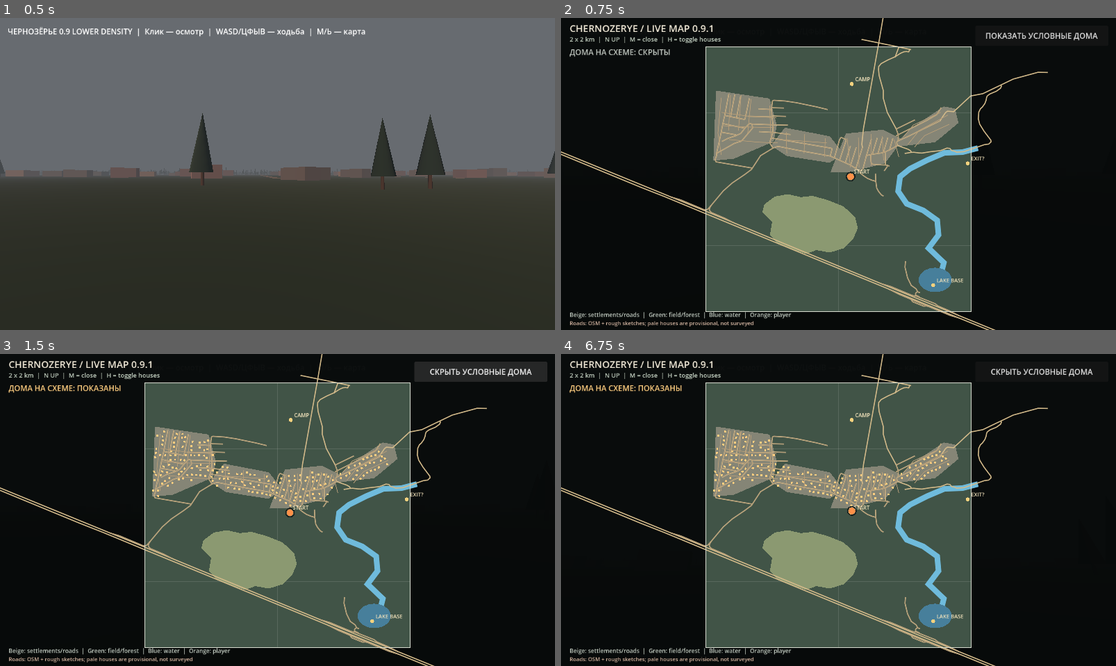
Above: before the commit, frames 1-4 (two rows, left to right).
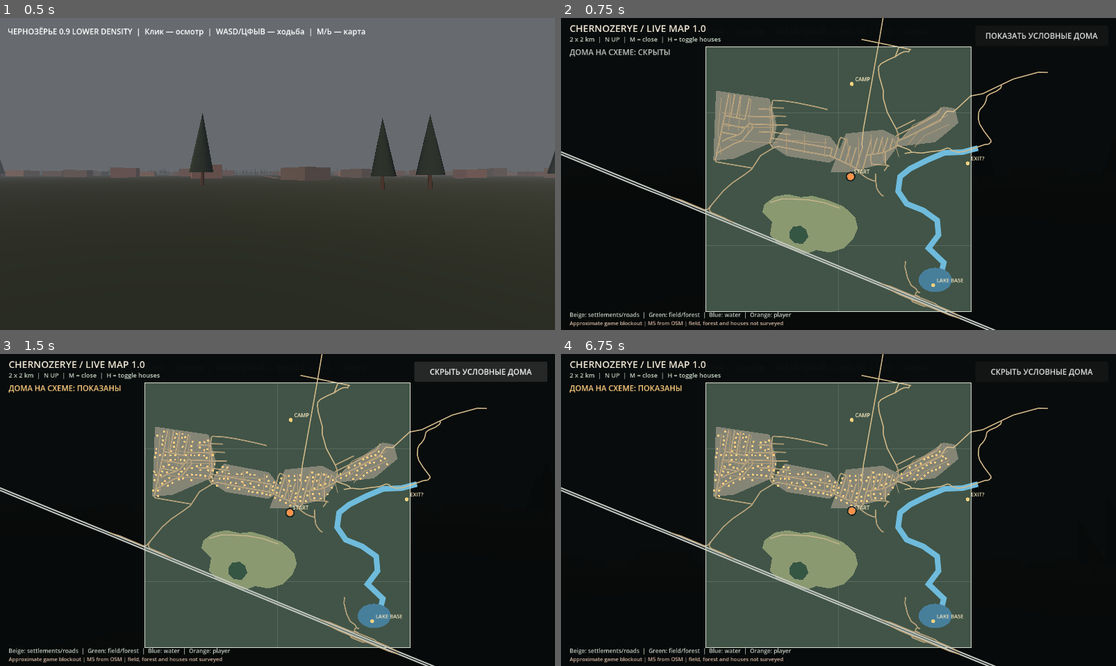
Above: after the commit, the same moments.

Repository: blacklambcult/chernozerye
Game: Godot game, scene res://main.tscn
Same seed, same stepped clock (60 frames per second), same inputs: the game is played once before the commit and once after it.
Inputs (mouse positions are in pixels of both pictures, inside the frame that each line leads up to):
- Up to frame 1 (0.5 s): no input
- Up to frame 2 (0.75 s): tap Enter at 0.5 s; move the mouse to (960, 158) at 0.52 s; hold D from 0.53 s (still down); tap M at 0.6 s; click (960, 158) at 0.67 s
- Up to frame 3 (1.5 s): tap Space at 0.77 s; release D at 1.25 s; click "ПОКАЗАТЬ УСЛОВНЫЕ ДОМА" at 1.25 s
- Up to frame 4 (6.75 s): click "СКРЫТЬ УСЛОВНЫЕ ДОМА" at 2 s; tap Space at 2.75, 3.02, 4.25, 4.52, 5.27, 6.02 s; move the mouse to (727, 525) at 2.77 s; hold S 2.78-3.53 s; tap Shift at 2.85 s; tap Enter at 3.5 s; move the mouse to (894, 441) at 3.52 s; hold D 3.53-4.28 s; tap H at 3.6, 5.85 s; move the mouse to (810, 572) at 4.27 s; hold W from 4.28 s (still down); tap M at 4.35, 6.6 s; click (810, 572) at 4.42 s; move the mouse to (877, 513) at 5.02 s; hold Shift 5.03-5.78 s; move the mouse to (794, 506) at 5.77 s; move the mouse to (844, 510) at 6.52 s; click (844, 510) at 6.67 s

Frame 1 is identical in both runs. In frame 2, 1.4% of the frame differs, in the area x 0-79%, y 2-100%; in frame 3, 1.4%; in frame 4, 1.4%.

Commit message:
feat: show meadow forest island and distinct M5 on live world map

Diff:
--- a/godot/live_map_v08.gd
+++ b/godot/live_map_v08.gd
@@ -61,6 +61,8 @@
         for zone in geo.settlements:
             _poly(zone, Color("#858576"))
         _poly(geo.meadow, Color("#8b9971"))
+        _poly(geo.meadow_island, Color("#365644"))
+        _line(geo.field_track, Color("#d0b992"), 1.5)
         _line(geo.river_path, Color("#6fbbdc"), 11.0)
         var lake := PackedVector2Array()
         for i in range(36):
@@ -84,7 +86,9 @@
         var path := PackedVector2Array()
         for point in feature.get("points", []):
             path.append(Vector2(float(point[0]), float(point[1])))
-        _line(path, Color("#d3ba8a"), 2.0)
+        var kind: String = str(feature.get("tags", {}).get("highway", ""))
+        var major := kind in ["trunk", "motorway", "primary"]
+        _line(path, Color("#c0c5c0") if major else Color("#d3ba8a"), 3.0 if major else 2.0)
     if is_instance_valid(geo):
         for route in geo.roads:
             var path := PackedVector2Array()
@@ -106,9 +110,9 @@
         var p := _map_pos(Vector2(player.position.x, -player.position.z))
         draw_circle(p, 7.0, Color("#ff9149"))
         draw_arc(p, 9.0, 0.0, TAU, 24, Color("#191d1b"), 2.0)
-    _text(Vector2(18, 29), "CHERNOZERYE / LIVE MAP 0.9.1", Color("#f2ead8"), 20)
+    _text(Vector2(18, 29), "CHERNOZERYE / LIVE MAP 1.0", Color("#f2ead8"), 20)
     _text(Vector2(18, 49), "2 x 2 km  |  N UP  |  M = close  |  H = toggle houses", Color("#c2cfc0"))
     var house_status := "ДОМА НА СХЕМЕ: ПОКАЗАНЫ" if show_houses else "ДОМА НА СХЕМЕ: СКРЫТЫ"
     _text(Vector2(18, 77), house_status, Color("#ffce80") if show_houses else Color("#c0c7c0"), 16)
     _text(Vector2(18, size.y - 27), "Beige: settlements/roads  |  Green: field/forest  |  Blue: water  |  Orange: player", Color("#c9d3c8"), 12)
-    _text(Vector2(18, size.y - 10), "Roads: OSM + rough sketches; pale houses are provisional, not surveyed", Color("#d3b4a0"), 11)
+    _text(Vector2(18, size.y - 10), "Approximate game blockout | M5 from OSM | field, forest and houses not surveyed", Color("#d3b4a0"), 11)
